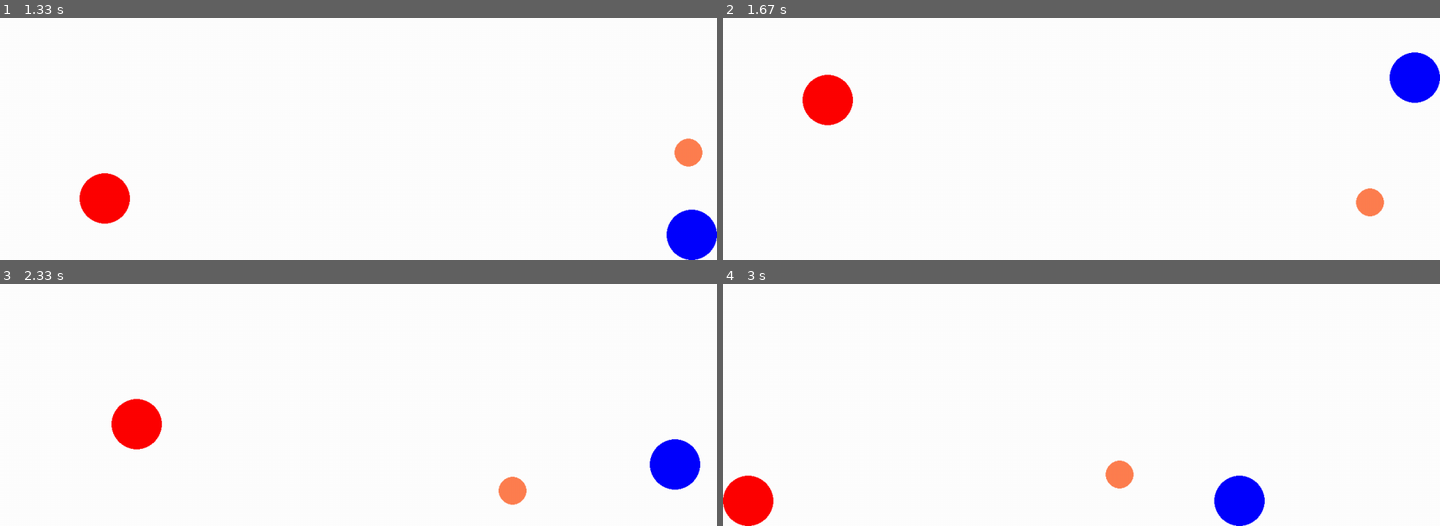
Above: before the commit, frames 1-4 (two rows, left to right).
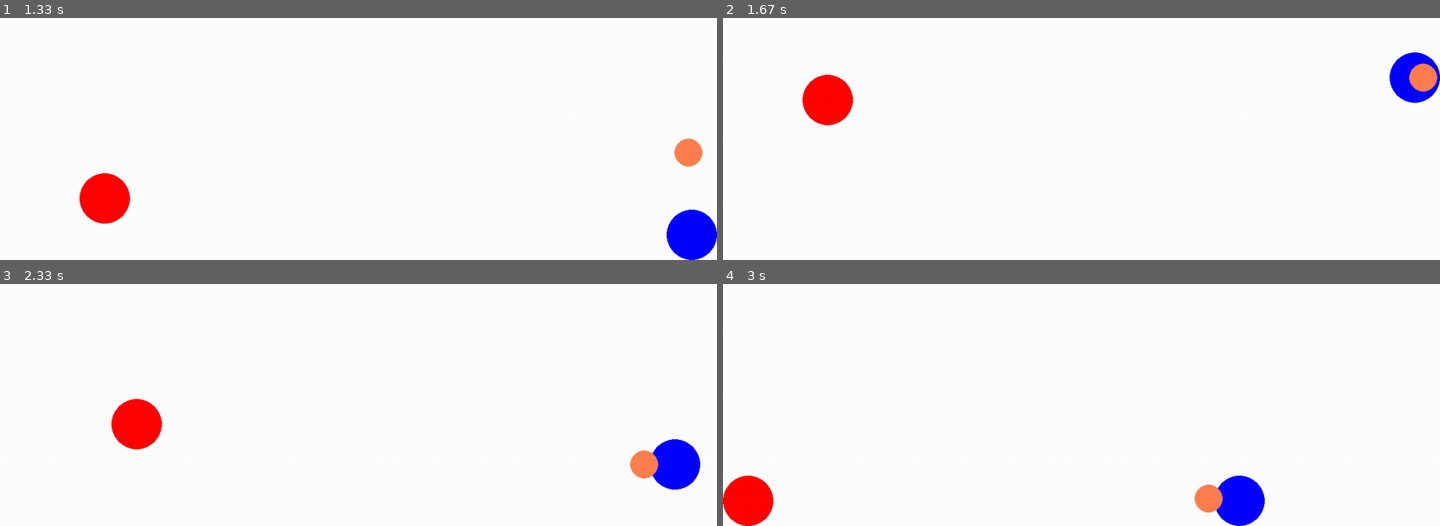
Above: after the commit, the same moments.

Repository: TaySay95/Programming
Game: pygame game, started from final.py
The game is run twice, just before and just after one commit, with the same random seed, the same clock (stepped at 60 frames per second) and the same inputs.
Inputs:
- Up to frame 1 (1.33 s): hold W 0.33-0.8 s; hold Right 0.33-0.8 s; hold Right 0.83-1.3 s; hold D 0.83-1.3 s
- Up to frame 2 (1.67 s): hold Up 1.33-1.63 s; hold W 1.33-1.63 s
- Up to frame 3 (2.33 s): hold Right 1.67-2.13 s; hold D 1.67-2.13 s; hold Left from 2.17 s (still down); hold A from 2.17 s (still down)
- Up to frame 4 (3 s): release Left at 2.7 s; release A at 2.7 s; hold Left from 2.73 s (still down); hold A from 2.73 s (still down)

Frame 1 is identical in both runs. In frame 2, 0.7% of the frame differs, in the area x 88-100%, y 18-83%; in frame 3, 0.7%, in the area x 69-92%, y 68-92%; in frame 4, 0.7%.

Commit message:
ball following

Diff:
--- a/final.py
+++ b/final.py
@@ -34,43 +34,64 @@
 
 
         self.player_sprites = players
+        self.hold = None
+        self.dribble = False
+
 
     def update(self):
-        """ Move puck based on contact """
-
-
-        if self.rect.top < 0:
-            self.rect.top = 0  # keep it inside the screen
-            self.vel_y *= -1
-        if self.rect.bottom > HEIGHT:
-            self.rect.bottom = HEIGHT
-            self.vel_y *= -1
-        if self.rect.left < 0:
-            self.rect.left = 0
-            self.vel_x *= -1
-        if self.rect.right > WIDTH:
-            self.rect.right = WIDTH
-            self.vel_x *= -1
-
-
-        if self.vel_y >=0:
-            self.vel_y = self.vel_y + .5
-        if self.vel_y <0:
-            self.vel_y = self.vel_y + .65
-        if -0.5<self.vel_y<0.5 and self.rect.bottom ==HEIGHT:
-            self.vel_y *=0
-
-        if self.vel_x >1:
-            self.vel_x = max(self.vel_x - .017, 0)
-        elif self.vel_x <1:
-            self.vel_x = min(self.vel_x + .017, 0)
-        elif self.vel_x > 0:
-            self.vel_x = max(self.vel_x - .005, 0)
-        elif self.vel_x < 0:
-            self.vel_x = min(self.vel_x + .005, 0)
-
-        self.rect.x += self.vel_x
-        self.rect.y += self.vel_y
+        """ Move ball """
+        collided = pg.sprite.spritecollide(self, self.player_sprites, False)
+
+        if collided:
+            self.hold = collided[0]
+
+
+        if self.hold:
+
+            if self.hold.vel_x>0:
+                self.rect.left = self.hold.rect.right -15
+            elif self.hold.vel_x < 0:
+                self.rect.right = self.hold.rect.left +15
+            if self.hold.rect.bottom<HEIGHT:
+                self.rect.centery = self.hold.rect.centery
+            elif self.hold.rect.bottom==HEIGHT:
+                self.vel_y = 5
+
+
+
+        else:
+            if self.rect.top < 0:
+                self.rect.top = 0
+                self.vel_y *= -1
+            if self.rect.bottom > HEIGHT:
+                self.rect.bottom = HEIGHT
+                self.vel_y *= -1
+            if self.rect.left < 0:
+                self.rect.left = 0
+                self.vel_x *= -1
+            if self.rect.right > WIDTH:
+                self.rect.right = WIDTH
+                self.vel_x *= -1
+
+
+            if self.vel_y >=0:
+                self.vel_y = self.vel_y + .5
+            if self.vel_y <0:
+                self.vel_y = self.vel_y + .65
+            if -0.5<self.vel_y<0.5 and self.rect.bottom ==HEIGHT:
+                self.vel_y *=0
+
+            if self.vel_x >1:
+                self.vel_x = max(self.vel_x - .017, 0)
+            elif self.vel_x <1:
+                self.vel_x = min(self.vel_x + .017, 0)
+            elif self.vel_x > 0:
+                self.vel_x = max(self.vel_x - .005, 0)
+            elif self.vel_x < 0:
+                self.vel_x = min(self.vel_x + .005, 0)
+
+            self.rect.x += self.vel_x
+            self.rect.y += self.vel_y
 
 
 
@@ -86,7 +107,6 @@
         self.rect = self.image.get_rect()
         self.rect.centerx = x
         self.rect.centery = y
-        # Initialize velocity
         self.vel_x = 0
         self.vel_y = 10
         self.acceleration = 0.8
@@ -115,14 +135,10 @@
                 self.vel_x = min(self.vel_x + self.deceleration, 0)
 
         # Handle vertical movement
-
         if pressed[self.input["up"]] and self.rect.bottom > 570 and self.vel_y<=0:
             self.vel_y = -16
         else:
             self.vel_y = self.vel_y + .7
-        # elif pressed[self.input["down"]]:
-        #     self.vel_y = min(self.vel_y + self.acceleration, 6)
-
 
         self.rect.x += self.vel_x
         self.rect.y += self.vel_y
@@ -156,17 +172,11 @@
     player_sprites = pg.sprite.Group()
     # Create the Player sprite object
 
-    player = Player(BLUE, {
-        'left': pg.K_LEFT, 'right': pg.K_RIGHT, 'up': pg.K_UP, 'down': pg.K_DOWN}, 1180, 720)
-    player2 = Player(RED, {
-        'left': pg.K_a, 'right': pg.K_d, 'up': pg.K_w, 'down': pg.K_s}, 100, 720)
-
+    player = Player(BLUE, {'left': pg.K_LEFT, 'right': pg.K_RIGHT, 'up': pg.K_UP, 'down': pg.K_DOWN}, 1180, 720)
+    player2 = Player(RED, {'left': pg.K_a, 'right': pg.K_d, 'up': pg.K_w, 'down': pg.K_s}, 100, 720)
     player_sprites.add(player)
     player_sprites.add(player2)
-
     ball = Ball(player_sprites)
-
-
     all_sprites.add(player)
     all_sprites.add(player2)
     all_sprites.add(ball)
@@ -184,7 +194,6 @@
 
         # --- Draw items
         screen.fill(WHITE)
-
         all_sprites.draw(screen)
 
         # Update the screen with anything new
@@ -195,10 +204,8 @@
 
     pg.quit()
 
-
 def main():
     start()
 
-
 if __name__ == "__main__":
     main()
